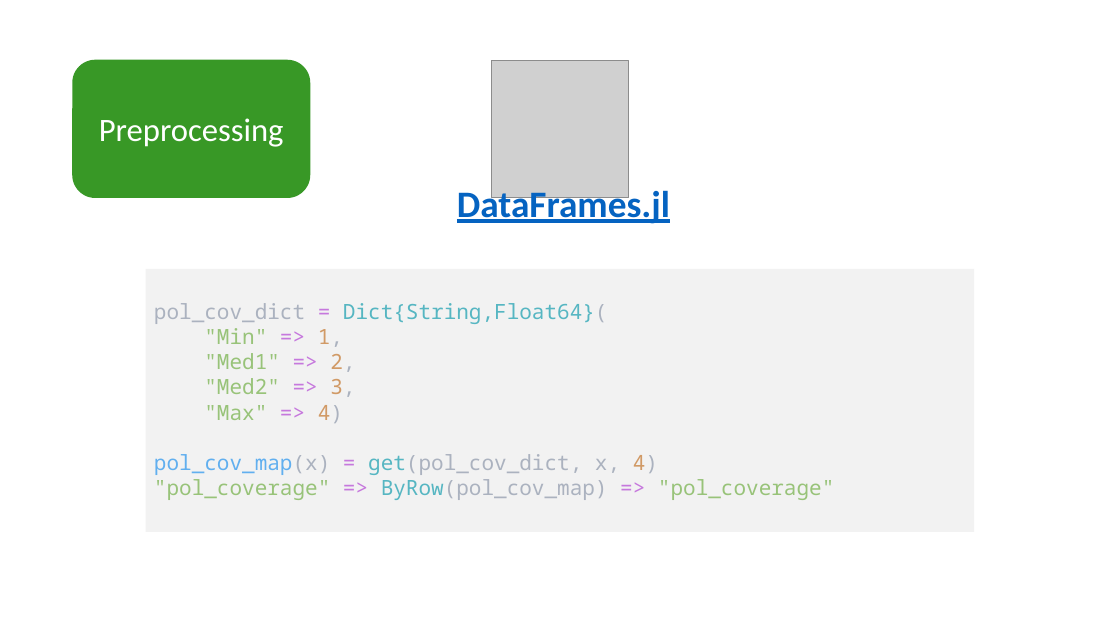
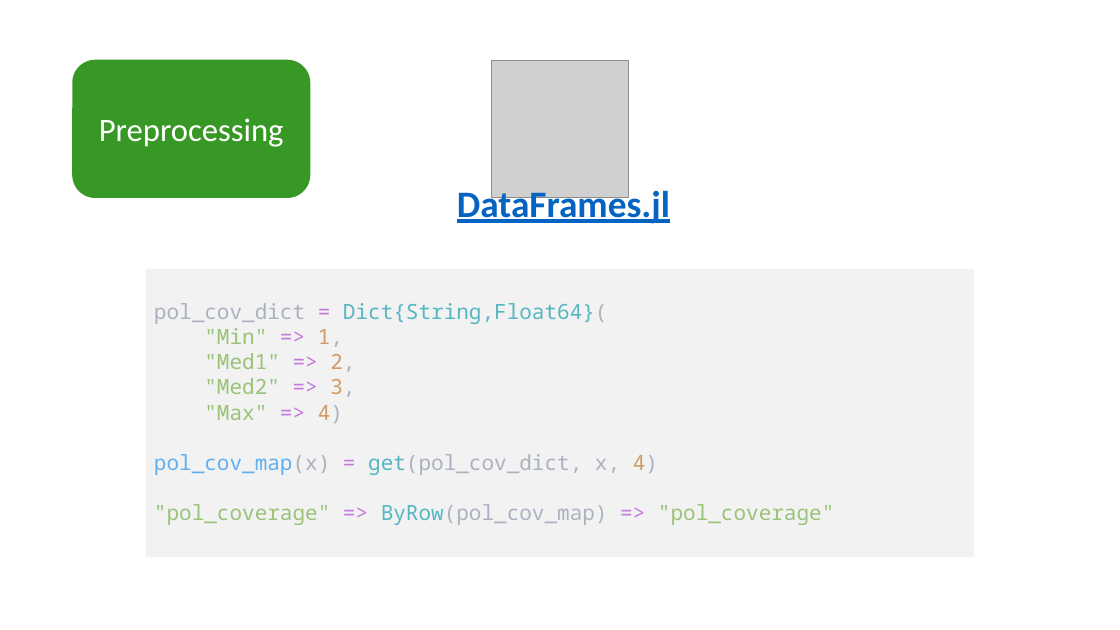
Before and after one commit to JuliaComputing/ScoringEngineDemo.jl, a slide deck: slide 6 of webinar-2022-02-15.pptx (slide 5 before the commit). Drawn at 1120x630 pixels with LibreOffice and Linux fonts; fonts in the diff are those of the drawing; grey boxes stand for pictures. Boxes give left, top, right and bottom in pixels: in the first picture for what was removed or moved away, otherwise in the second. Text is boxed around its words. In the diff, an @@ line names an element or a change of style, - is before the commit and + after.

```diff
--- a/webinar-2022-02-15.pptx
+++ b/webinar-2022-02-15.pptx
@@ rectangle "pol_cov_dict = Dict{String,Float64}(": place and size @@
-rectangle "pol_cov_dict = Dict{String,Float64}(" at box(146, 269, 975, 532)
+rectangle "pol_cov_dict = Dict{String,Float64}(" at box(146, 269, 975, 557)
```
Also in this commit, not shown: 4 other slides changed, 5 slides added, 1 slide removed, 1 other file.
